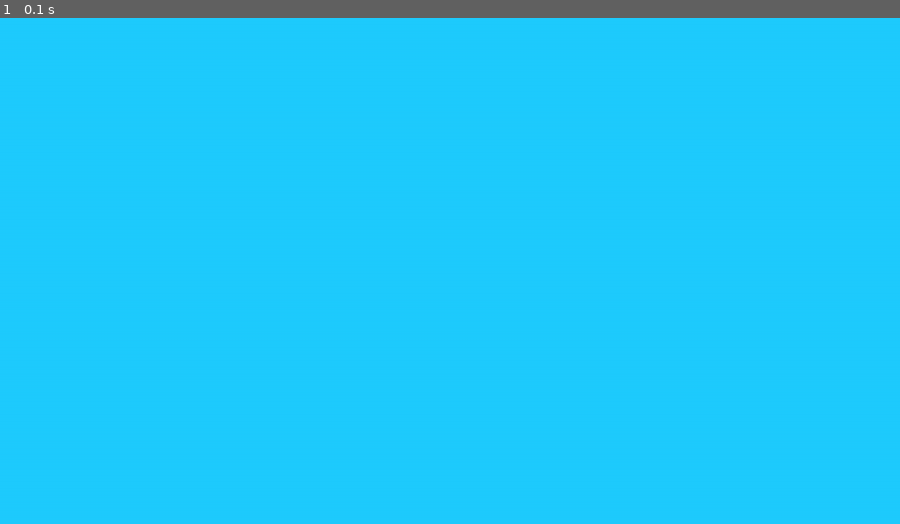
Above: before the commit, frame 1.
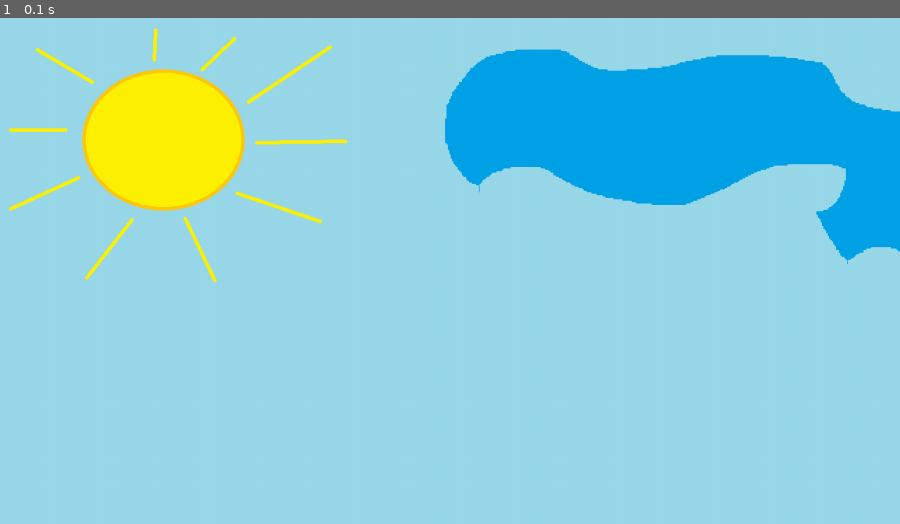
Above: after the commit, the same moment.

Repository: realReloadTime/GoodAppsProduction
Game: pygame game, started from start.py
Two runs of this game, one before a commit and one after it. Both use one fixed random seed, a clock stepped at 60 frames per second and the inputs below.
Inputs:
- Up to frame 1 (0.1 s): no input

The runs differ from the first frame. In frame 1, 100% of the frame differs, in the area x 0-100%, y 0-100%.

Commit message:
version 0.003 added background class, drawing menu background, selecting screens

Diff:
--- a/start.py
+++ b/start.py
@@ -6,6 +6,8 @@
     def __init__(self):
         self.width_and_height = GetSystemMetrics(0), GetSystemMetrics(1)
         self.screen = pygame.display.set_mode(self.width_and_height)
+        self.all_screens = ['MainMenu']
+        self.selected_screen = self.all_screens[0]
         self.app_start()
 
     def app_start(self):
@@ -16,6 +18,7 @@
         running = True
 
         while running:
+            self.screen.fill((31, 204, 255))
             for event in pygame.event.get():
                 if event.type == pygame.QUIT or (event.type == pygame.KEYDOWN and event.key == pygame.K_ESCAPE):
                     self.app_end()
@@ -24,7 +27,10 @@
             if not running:
                 continue
 
-            self.screen.fill((31, 204, 255))
+            if self.selected_screen == 'MainMenu':
+                menu_background = Background('background_menu.png', [0, 0])
+                self.screen.blit(menu_background.image, menu_background.rect)
+
             pygame.display.flip()
             clock.tick(1)
 
@@ -34,5 +40,13 @@
         pygame.quit()
 
 
+class Background(pygame.sprite.Sprite):
+    def __init__(self, image_file, location):
+        pygame.sprite.Sprite.__init__(self)
+        self.image = pygame.image.load(image_file)
+        self.rect = self.image.get_rect()
+        self.rect.left, self.rect.top = location
+
+
 if __name__ == '__main__':
     app = SellAndGive()
Binary file added: background_menu.png
